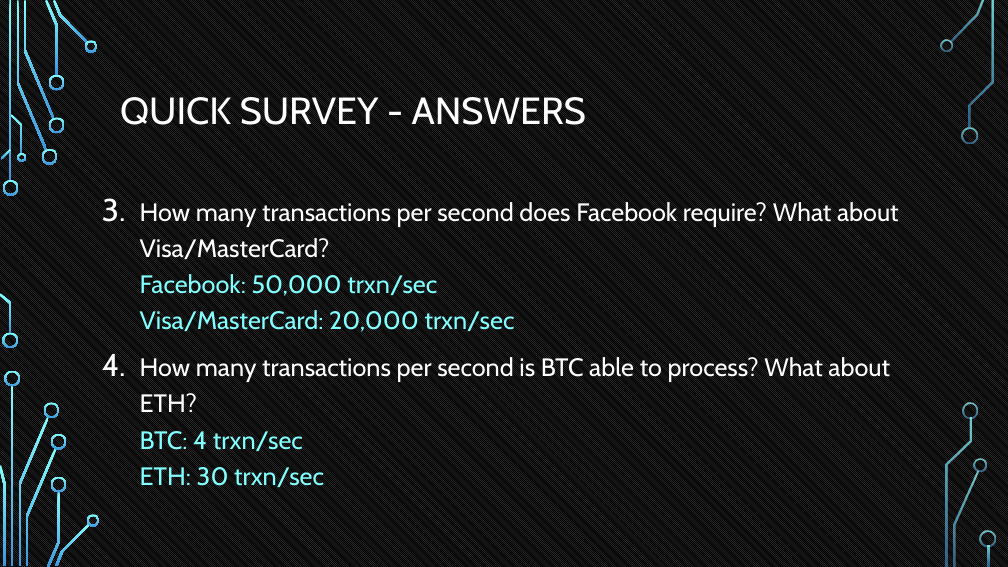
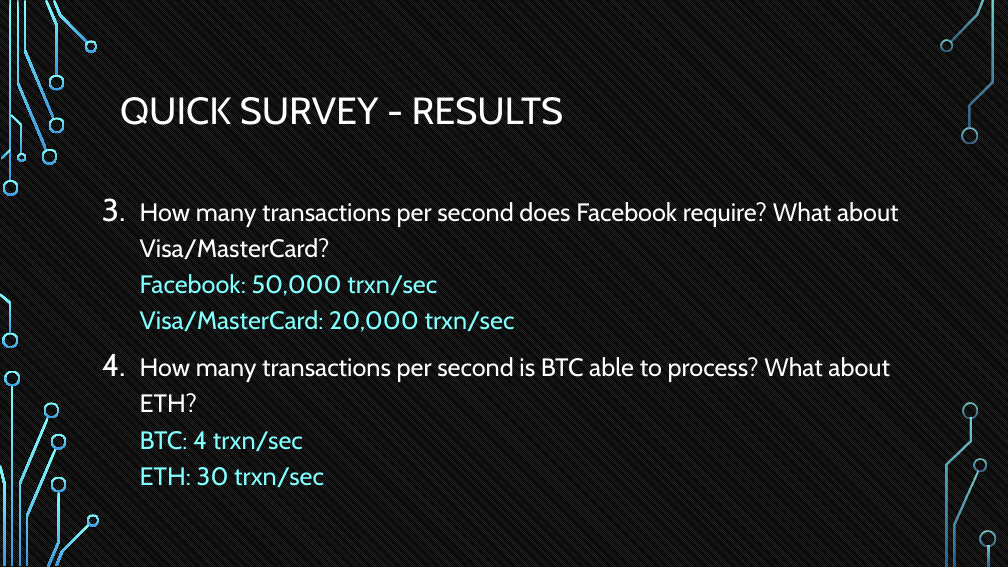
Before and after one commit to tokenika/tokenika.github.io, a slide deck: slide 8 of WarsawBlock.pptx. Drawn at 1008x567 pixels with LibreOffice and Linux fonts; fonts in the diff are those of the drawing; background and template pictures are left out. Boxes give left, top, right and bottom in pixels: in the first picture for what was removed or moved away, otherwise in the second. Text is boxed around its words. In the diff, an @@ line names an element or a change of style, - is before the commit and + after.

```diff
--- a/WarsawBlock.pptx
+++ b/WarsawBlock.pptx
@@ title at [120, 97, 564, 125]: text changed @@
-QUICK SURVEY - ANSWERS
+QUICK SURVEY - RESULTS
```
Also in this commit, not shown: 9 other slides changed, 1 slide added, 1 other file.
